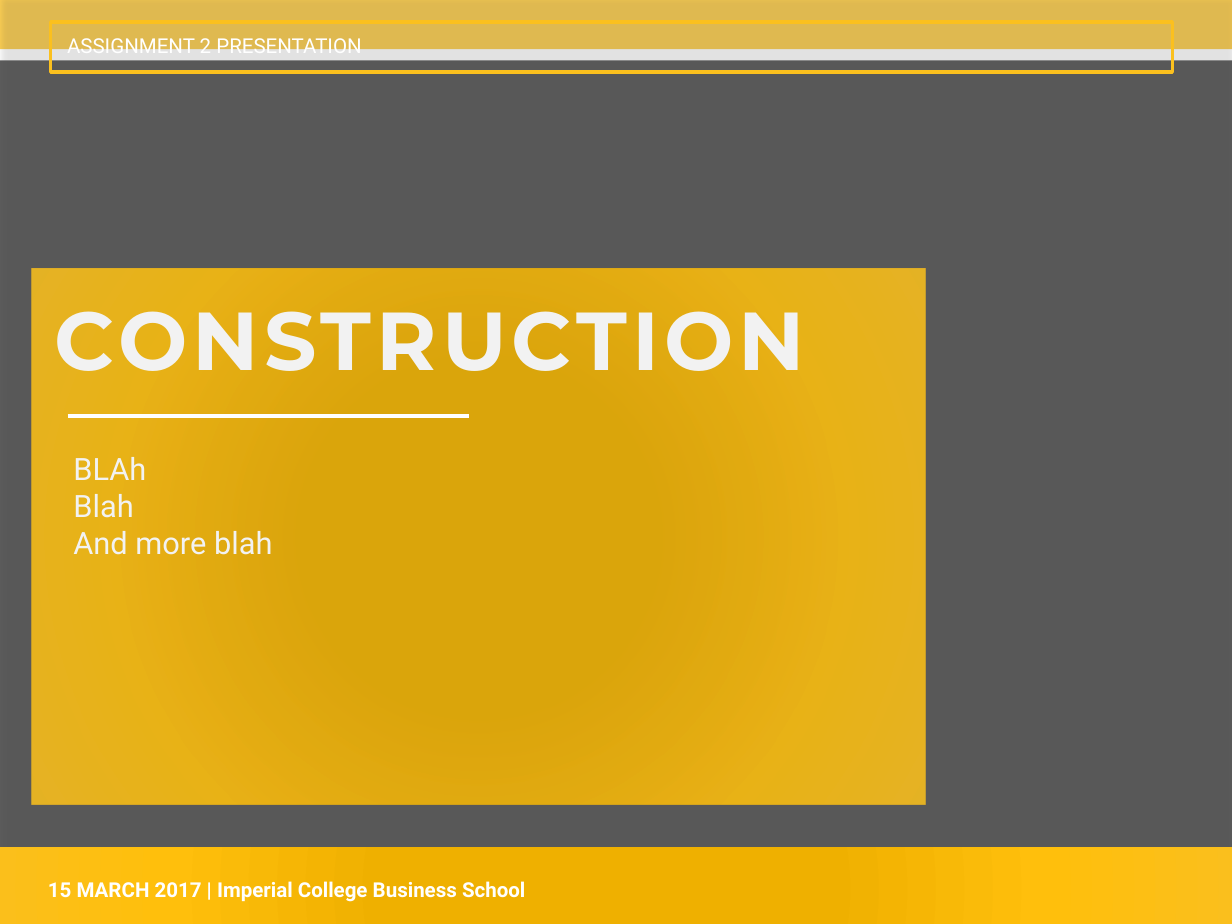
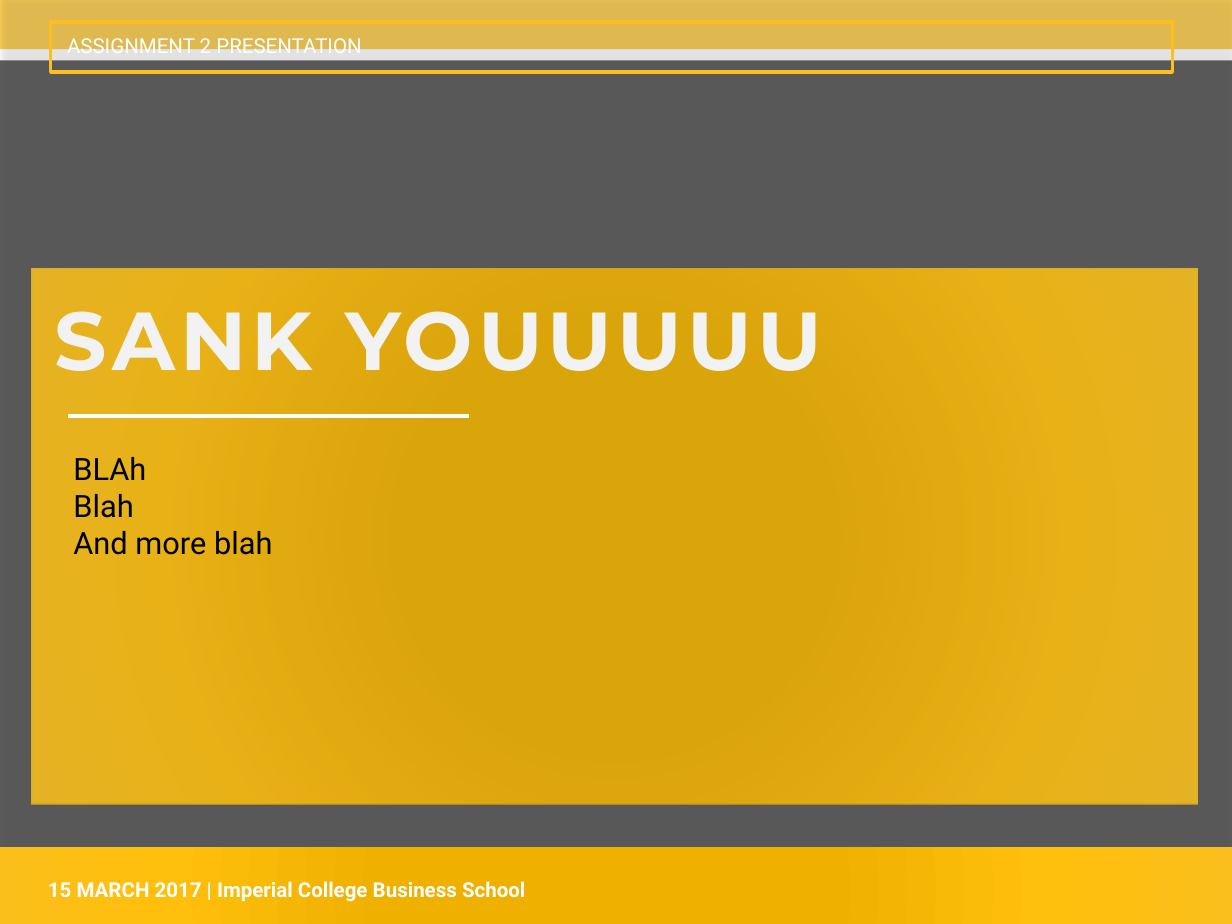
Before and after one commit to siowmeng/bigdatafinance, a slide deck: slide 11 of Presentation.pptx (slide 9 before the commit). Drawn at 1232x924 pixels with LibreOffice and Linux fonts; fonts in the diff are those of the drawing; background and template pictures are left out; a plain dark background stands for a picture behind light text. Boxes give left, top, right and bottom in pixels: in the first picture for what was removed or moved away, otherwise in the second. Text is boxed around its words. In the diff, an @@ line names an element or a change of style, - is before the commit and + after.

```diff
--- a/Presentation.pptx
+++ b/Presentation.pptx
@@ rectangle: place and size @@
-rectangle at [32, 269, 926, 806]
+rectangle at [32, 269, 1199, 806]
@@ text at [55, 311, 822, 371]: text changed @@
-CONSTRUCTION
+SANK YOUUUUU
@@ text "BLAh" at [73, 457, 272, 555]: text colour #F2F2F2 to #000000 @@
```
Also in this commit, not shown: 7 other slides changed, 3 slides added, 2 slides removed.
